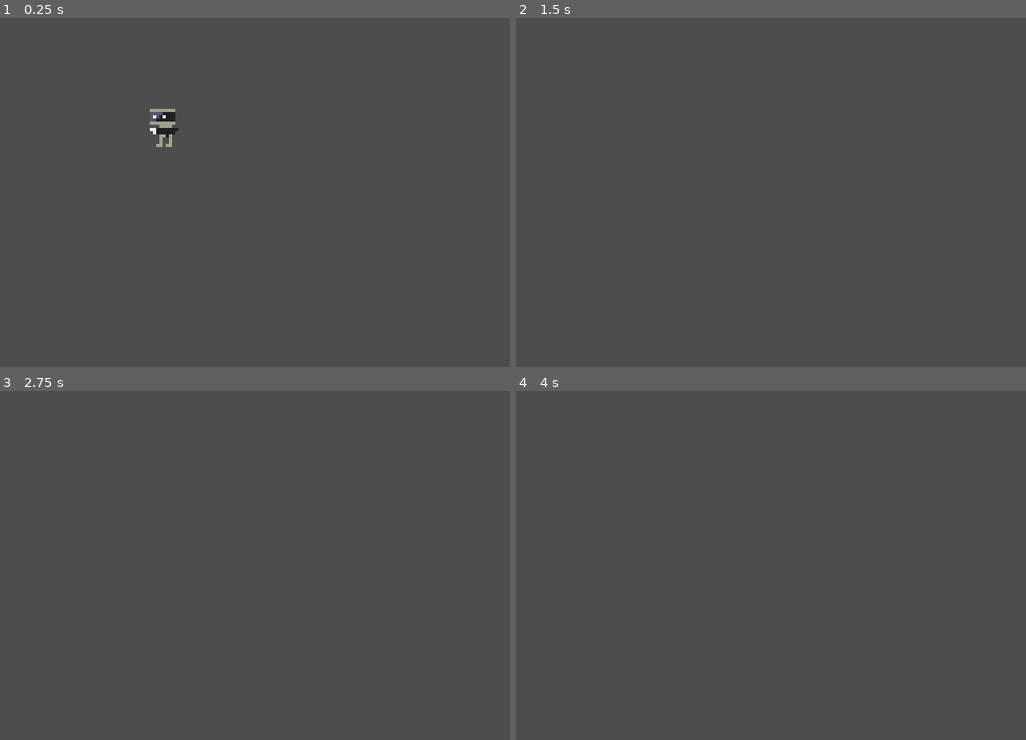
Above: before the commit, frames 1-4 (two rows, left to right).
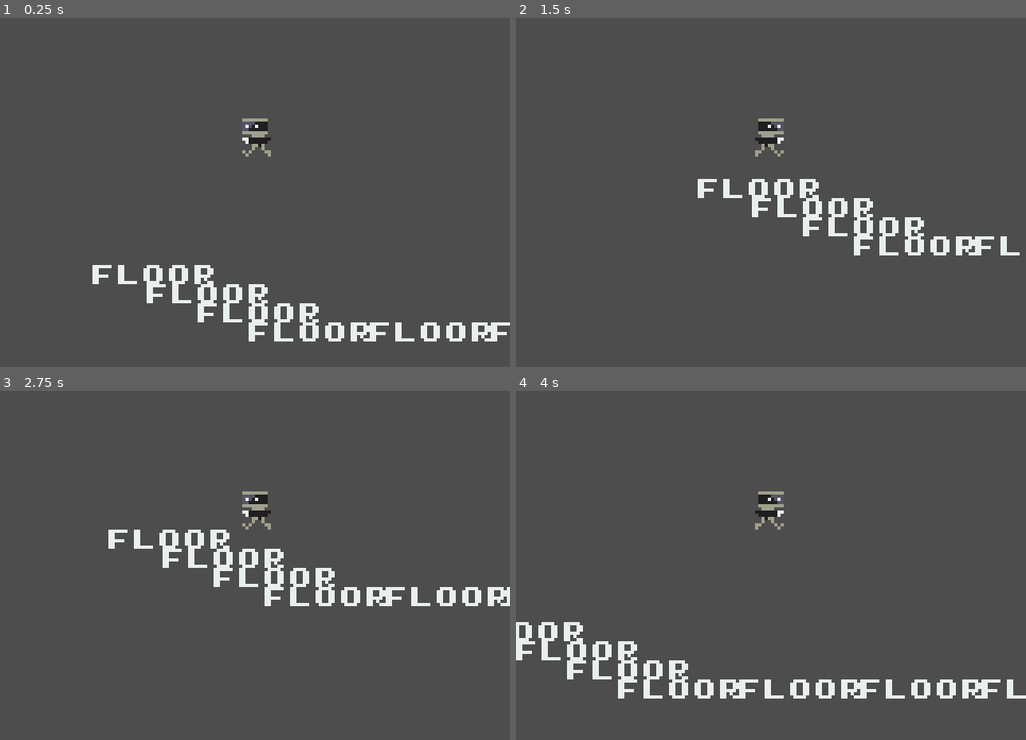
Above: after the commit, the same moments.

Repository: ololili/RobotGame
Game: Godot game, scene res://src/Main/main.tscn
Same seed, same stepped clock (60 frames per second), same inputs: the game is played once before the commit and once after it.
Inputs:
- Up to frame 1 (0.25 s): no input
- Up to frame 2 (1.5 s): hold Up (up) 0.53-1.28 s; hold Right (right) from 0.53 s (still down); tap Space (shoot) at 0.6 s; tap Up (up) at 1.35 s
- Up to frame 3 (2.75 s): tap Up (up) at 1.52, 1.82 s; tap Space (shoot) at 1.55, 2.1 s; release Right (right) at 2.03 s; hold Left (left) from 2.03 s (still down); hold Up (up) from 2.03 s (still down)
- Up to frame 4 (4 s): release Left (left) at 2.78 s; release Up (up) at 2.78 s; hold Right (right) from 2.78 s (still down); tap Space (shoot) at 2.85 s; tap Up (up) at 3.02, 3.32 s; hold Up (up) from 3.53 s (still down)

The runs differ from the first frame. In frame 1, 4.0% of the frame differs, in the area x 18-100%, y 26-93%; in frame 2, 3.1%; in frame 3, 3.5%; in frame 4, 4.1%, in the area x 0-100%, y 28-89%.

Commit message:
Added a rough draft of movement for the robot.

Diff:
--- a/project.godot
+++ b/project.godot
@@ -60,6 +60,17 @@
 ]
 }
 
+[layer_names]
+
+2d_physics/layer_1="world"
+2d_physics/layer_2="character"
+2d_physics/layer_3="destructible"
+2d_physics/layer_4="projectile"
+
+[physics]
+
+2d/default_gravity=100.0
+
 [rendering]
 
 textures/canvas_textures/default_texture_filter=0
--- a/src/Characters/Robot.tscn
+++ b/src/Characters/Robot.tscn
@@ -234,6 +234,9 @@
 
 [node name="robot" type="CharacterBody2D"]
 script = ExtResource("1_b70ax")
+speed = 100.0
+jump_velocity = -100.0
+kick_back = 100.0
 
 [node name="Sprite2D" type="Sprite2D" parent="."]
 texture = ExtResource("1_vayys")
--- /dev/null
+++ b/src/Characters/floor.tscn
@@ -0,0 +1,21 @@
+[gd_scene load_steps=3 format=3 uid="uid://f64ww3rd4xrw"]
+
+[ext_resource type="LabelSettings" uid="uid://c4sgu33wpjoen" path="res://Assets/Fonts/standard_font_settings.tres" id="1_0jeys"]
+
+[sub_resource type="RectangleShape2D" id="RectangleShape2D_koyhj"]
+size = Vector2(38, 6)
+
+[node name="floor" type="StaticBody2D"]
+position = Vector2(0, -2)
+collision_mask = 11
+
+[node name="label" type="Label" parent="."]
+offset_right = 40.0
+offset_bottom = 11.0
+text = "floor"
+label_settings = ExtResource("1_0jeys")
+metadata/_edit_use_anchors_ = true
+
+[node name="collision_shape_2d" type="CollisionShape2D" parent="."]
+position = Vector2(19, 5)
+shape = SubResource("RectangleShape2D_koyhj")
--- a/src/Characters/robot.gd
+++ b/src/Characters/robot.gd
@@ -1,25 +1,91 @@
 extends CharacterBody2D
 
 
-const SPEED = 300.0
-const JUMP_VELOCITY = -400.0
+@export var speed: float = 300.0
+@export var jump_velocity: float = -400.0
+@export var kick_back: float = 300.0
+@export var drag: float = 3.0
+
+var animation_player: AnimationPlayer
+
+var is_shooting: bool = false
+
+var last_direction: Vector2 = Vector2(1, 0)
+var left_right: String = "Left"
+var last_direction_word: String = "Left"
+
+
+func _ready():
+	animation_player = $AnimationPlayer
 
 
 func _physics_process(delta):
-	# Add the gravity.
-	if not is_on_floor():
-		velocity += get_gravity() * delta
-
-	# Handle jump.
-	if Input.is_action_just_pressed("shoot") and is_on_floor():
-		velocity.y = JUMP_VELOCITY
-
-	# Get the input direction and handle the movement/deceleration.
-	# As good practice, you should replace UI actions with custom gameplay actions.
-	var direction = Input.get_axis("left", "right")
-	if direction:
-		velocity.x = direction * SPEED
-	else:
-		velocity.x = move_toward(velocity.x, 0, SPEED)
+	var direction = get_direction()
+	if not animation_player.is_playing():
+		is_shooting = false
+	if not is_shooting:
+		if is_on_floor():
+			handle_floor_movement(direction)
+		else:
+			handle_air_movement(delta, direction)
+	if Input.is_action_just_pressed("shoot"):
+		handle_shooting()
 
 	move_and_slide()
+
+
+func handle_floor_movement(direction):
+	if Input.is_action_just_pressed("up"):
+		velocity.y = jump_velocity
+
+	if direction.x:
+		velocity.x = direction.x * speed
+		animation_player.play("Walking" + left_right)
+	else:
+		animation_player.play("Standing" + left_right)
+		velocity.x = 0
+
+
+func handle_air_movement(delta, direction):
+	animation_player.play("Airborne" + left_right)
+	velocity += get_gravity() * delta
+	var delta_v = direction.x * speed - velocity.x
+	velocity.x += delta_v * drag * delta
+
+func handle_shooting():
+	is_shooting = true
+	if last_direction.y == 0:
+		animation_player.play("Shooting" + left_right)
+	else:
+		animation_player.play("Shooting" + last_direction_word + left_right)
+	# todo: spawn a projectile
+	velocity.y = 0
+	velocity += kick_back * last_direction * -1
+
+
+func get_direction() -> Vector2:
+	var direction: Vector2 = Vector2(0, 0)
+	if Input.is_action_pressed("down"):
+		direction.x = 0
+		direction.y = 1
+		last_direction = direction
+		last_direction_word = "Down"
+	elif Input.is_action_pressed("right"):
+		direction.x = 1
+		direction.y = 0
+		last_direction = direction
+		last_direction_word = "Right"
+		left_right = "Right"
+	elif Input.is_action_pressed("left"):
+		direction.x = -1
+		direction.y = 0
+		last_direction = direction
+		last_direction_word = "Left"
+		left_right = "Left"
+	elif Input.is_action_pressed("up"):
+		direction.x = 0
+		direction.y = -1
+		last_direction = direction
+		last_direction_word = "Up"
+
+	return direction
--- a/src/Main/main.tscn
+++ b/src/Main/main.tscn
@@ -1,8 +1,41 @@
-[gd_scene load_steps=2 format=3 uid="uid://dqfscomxb8s33"]
+[gd_scene load_steps=3 format=3 uid="uid://dqfscomxb8s33"]
 
 [ext_resource type="PackedScene" uid="uid://d4d713c1pny7d" path="res://src/Characters/robot.tscn" id="1_72wn6"]
+[ext_resource type="PackedScene" uid="uid://f64ww3rd4xrw" path="res://src/Characters/floor.tscn" id="2_krud4"]
 
 [node name="main" type="Node2D"]
 
 [node name="Robot" parent="." instance=ExtResource("1_72wn6")]
 position = Vector2(50.7561, 40.8095)
+
+[node name="camera_2d" type="Camera2D" parent="Robot"]
+
+[node name="floor" parent="." instance=ExtResource("2_krud4")]
+position = Vector2(17, 88)
+
+[node name="floor2" parent="." instance=ExtResource("2_krud4")]
+position = Vector2(33, 94)
+
+[node name="floor3" parent="." instance=ExtResource("2_krud4")]
+position = Vector2(49, 100)
+
+[node name="floor4" parent="." instance=ExtResource("2_krud4")]
+position = Vector2(0, 82)
+
+[node name="floor5" parent="." instance=ExtResource("2_krud4")]
+position = Vector2(87, 100)
+
+[node name="floor6" parent="." instance=ExtResource("2_krud4")]
+position = Vector2(125, 100)
+
+[node name="floor8" parent="." instance=ExtResource("2_krud4")]
+position = Vector2(201, 100)
+
+[node name="floor7" parent="." instance=ExtResource("2_krud4")]
+position = Vector2(163, 100)
+
+[node name="floor10" parent="." instance=ExtResource("2_krud4")]
+position = Vector2(277, 100)
+
+[node name="floor9" parent="." instance=ExtResource("2_krud4")]
+position = Vector2(239, 100)
